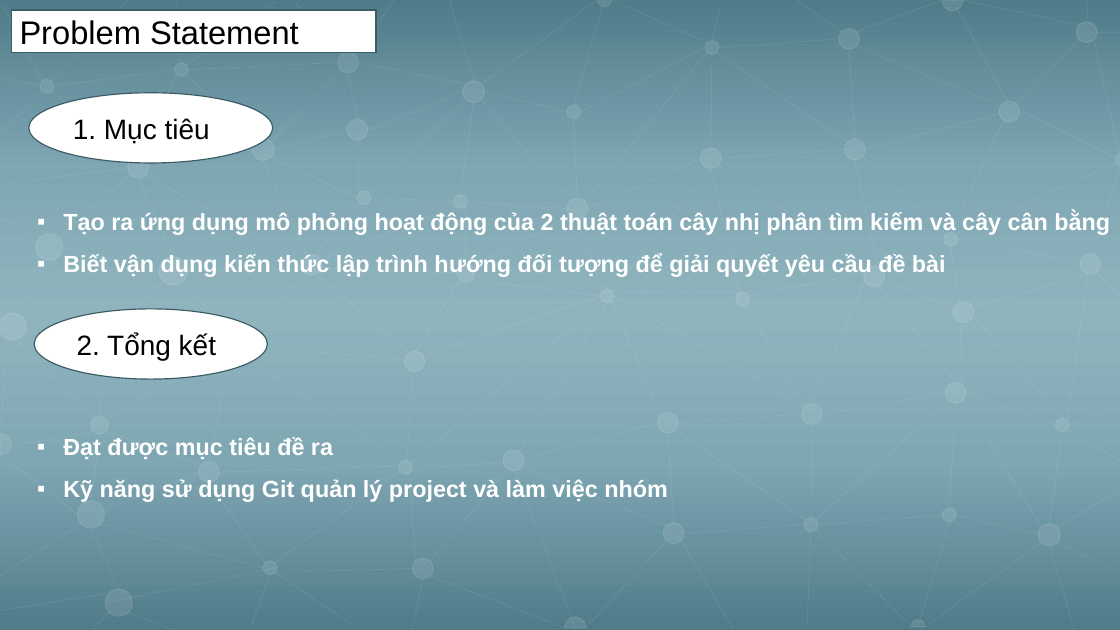
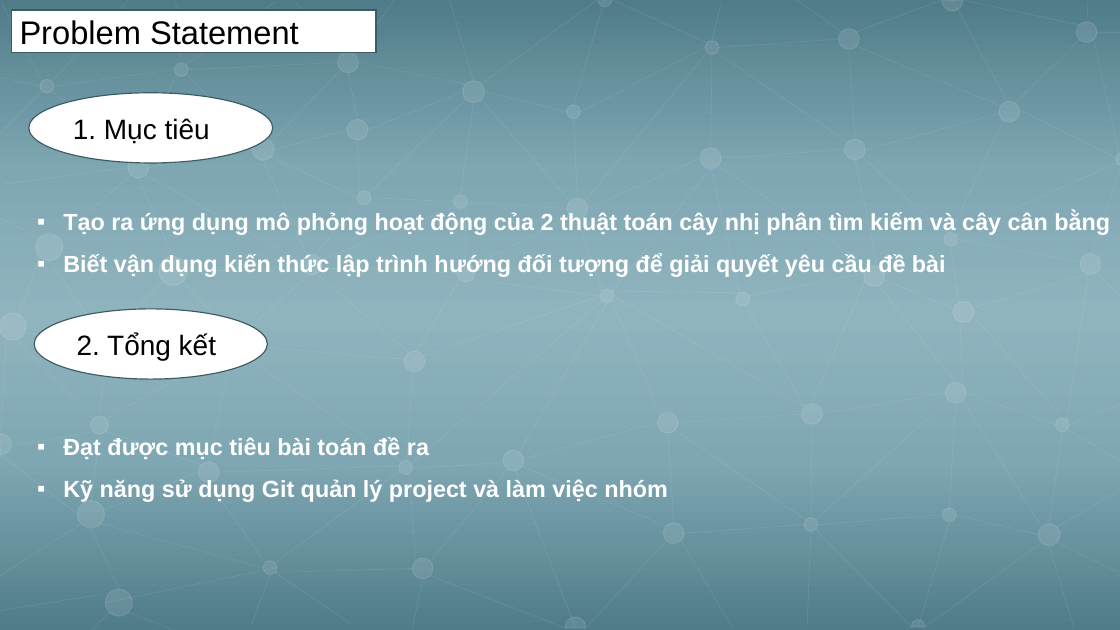
Before and after one commit to trung-lha/TreeVisualizationApp, a slide deck: slide 2 of presentation/TreeVisualization.pptx. Drawn at 1120x630 pixels with LibreOffice and Linux fonts; fonts in the diff are those of the drawing. Boxes give left, top, right and bottom in pixels: in the first picture for what was removed or moved away, otherwise in the second. Text is boxed around its words. In the diff, an @@ line names an element or a change of style, - is before the commit and + after.

```diff
--- a/presentation/TreeVisualization.pptx
+++ b/presentation/TreeVisualization.pptx
@@ text at [63, 437, 429, 459]: text changed @@
-▪ Đạt được mục tiêu đề ra
+▪ Đạt được mục tiêu bài toán đề ra
```
Also in this commit, not shown: 2 other slides changed, 3 other files.
